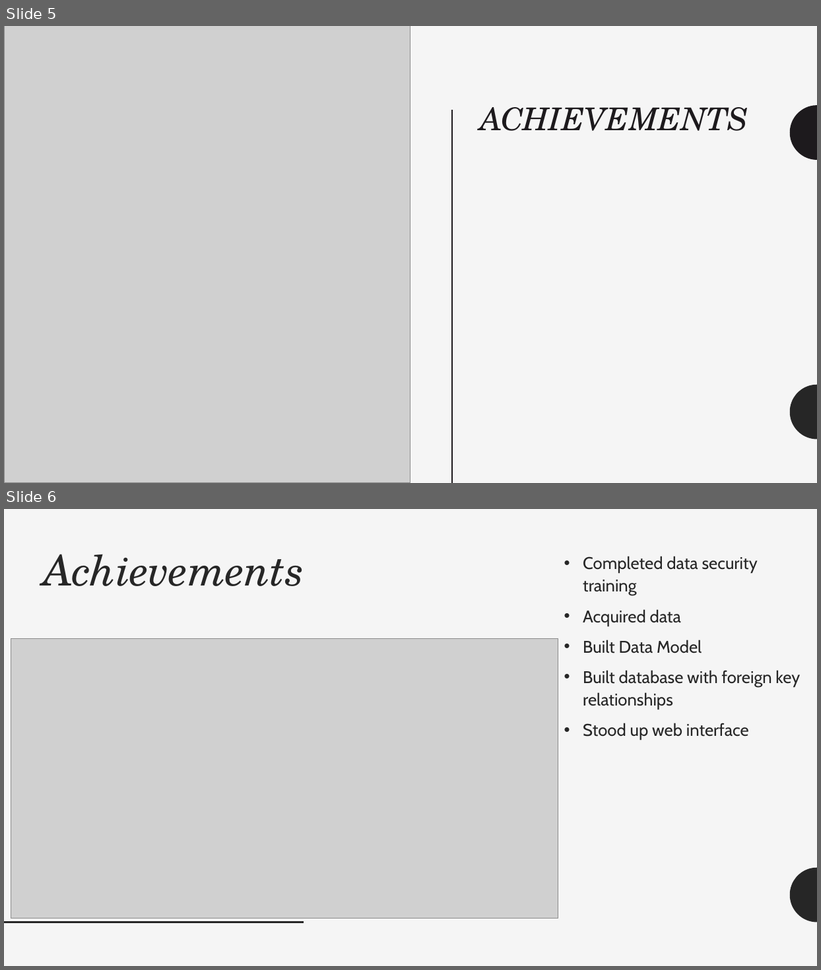
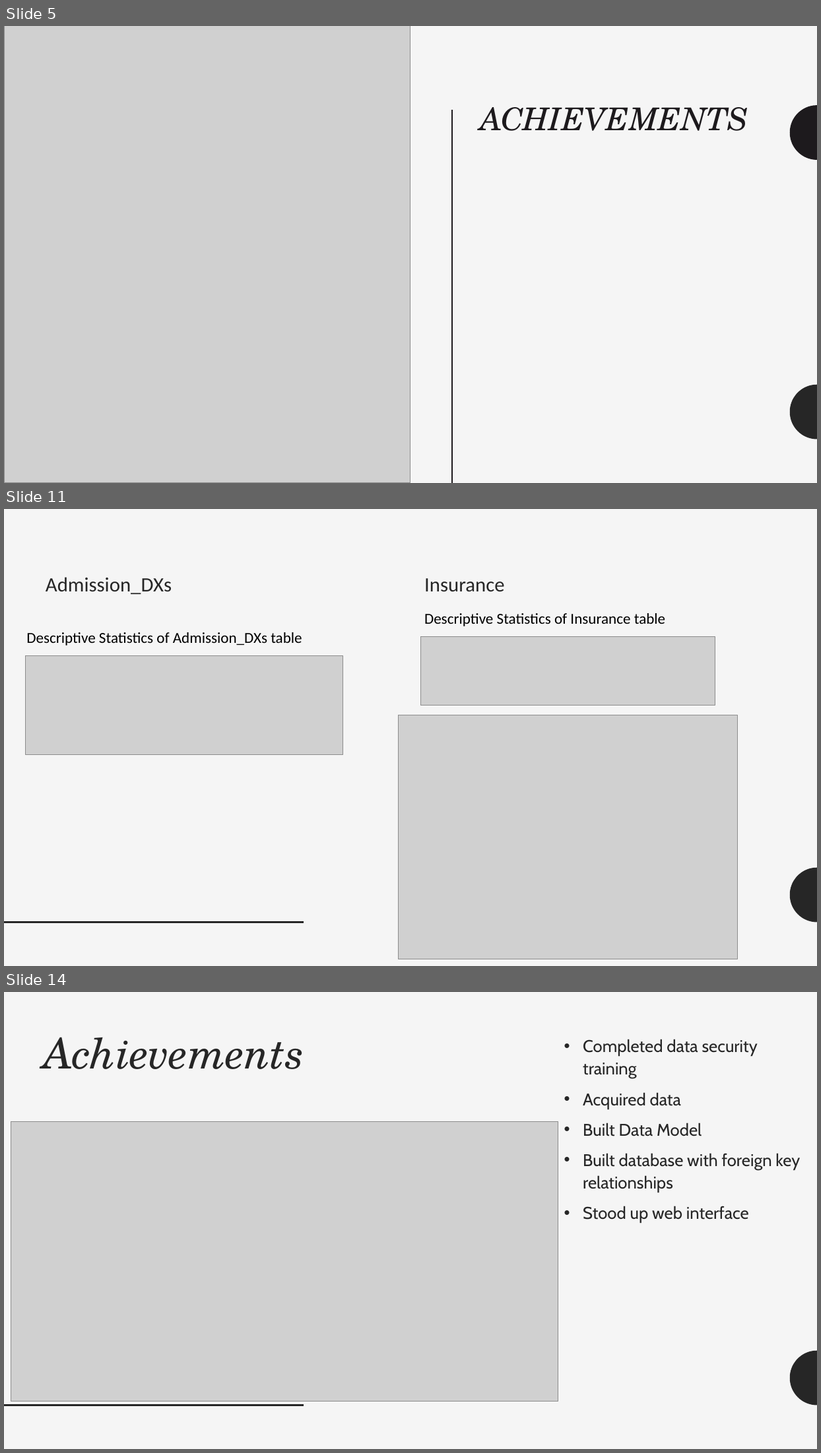
Before and after one commit to ezgisiir/URMCVenitaltorAllocation, a slide deck: Docs/ClassMeetings/2022_02_21_ClassMeeting.pptx. Shown one above the other, each under a label of ours: slides 5 and 6 before the commit, slides 5, 11 and 14 after it; the slides between them are not shown. The pictures are 821x970 and 821x1453 pixels, drawn with LibreOffice and Linux fonts; fonts in the diff are those of the drawing; grey boxes stand for pictures. Boxes give left, top, right and bottom in pixels: in the first picture for what was removed or moved away, otherwise in the second. Text is boxed around its words. In the diff, an @@ line names an element or a change of style, - is before the commit and + after.

Commit message:
Add files via upload
add descriptive stats and bar charts

```diff
--- a/Docs/ClassMeetings/2022_02_21_ClassMeeting.pptx
+++ b/Docs/ClassMeetings/2022_02_21_ClassMeeting.pptx
@@ slide 11 added at bbox=[4, 509, 817, 966], background #F5F5F5; not listed: 2 template elements that a slide beside it also shows @@
@@ text added at bbox=[46, 577, 172, 594], 24 pt, text #262626 @@
+Admission_DXs
@@ text added at bbox=[424, 578, 504, 592], 24 pt, text #262626 @@
+Insurance
@@ text added at bbox=[424, 613, 665, 626], 18 pt, text #000000 @@
+Descriptive Statistics of Insurance table
@@ text added at bbox=[26, 632, 302, 646], 18 pt, text #000000 @@
+Descriptive Statistics of Admission_DXs table
@@ picture added at bbox=[420, 636, 715, 706] @@
@@ picture added at bbox=[26, 656, 343, 755] @@
@@ picture added at bbox=[399, 716, 738, 960] @@
@@ what was slide 6 is now slide 14 @@
```
Also in this commit, not shown: 7 other slides added.
